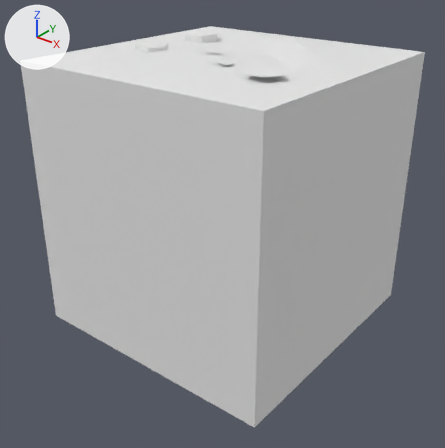
Renders of the FBX model Assets/Tiles/Blend/Blend Sand Rock 2.fbx from each side of a commit.
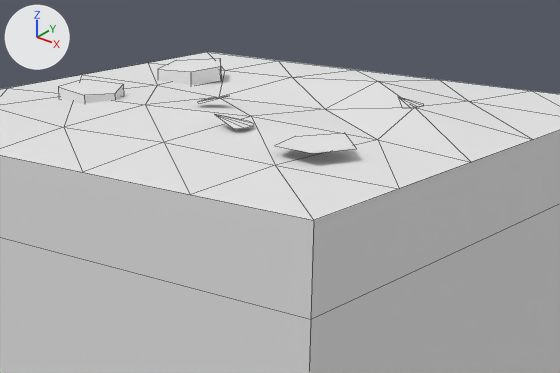
Each version is shown whole from a camera (50 mm lens) standing at (2.7, -3.44, 1.87) and looking at (0.05, -0.13, -0.18), then close up on the part from 24% to 87% of the width and 0% to 42% of the height. Arrows for +X, +Y and +Z are at upper left; the lights stay in place. The older version's two pictures come first. The close-ups show mesh edges as thin lines. Where no turn or scale is listed for an object, it has been applied to the vertices. Vertices at exactly the same position are counted once.

The scene before the commit, as lines of its bpy script (objects in view):
```python
me_blend_sand_rock_2 = bpy.data.meshes.new('Blend Sand Rock 2')
me_blend_sand_rock_2.from_pydata(...)  # 91 vertices, 88 faces; spans x -1.0..1.0, y -1.0..1.0, z -1.0..1.12
me_blend_sand_rock_2.materials.append(mat_tileworld_tiles)  # its picture is missing
ob_blend_sand_rock_2 = bpy.data.objects.new('Blend Sand Rock 2', me_blend_sand_rock_2)
ob_blend_sand_rock_2.location = (0.0, 0.0, 0.0)
```
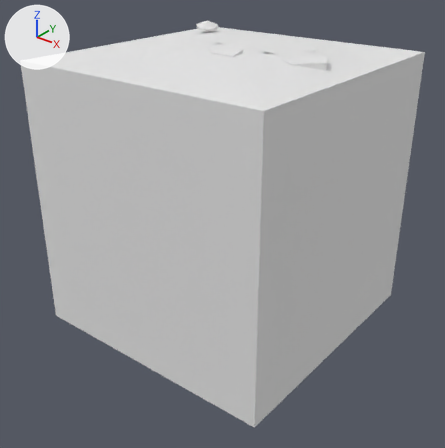
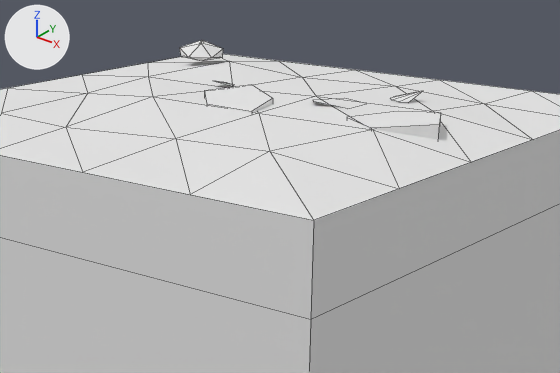
What differs and where, as boxes (x1, y1, x2, y2) in the close-ups (560 x 373 px; the box of a moved part takes in the faces that stretch with it):
'Blend Sand Rock 2', reshaped
    before: (0, 52, 560, 373)
    after: (0, 40, 560, 373)
part 1 of me_blend_sand_rock_2, moved or reshaped
    before: (398, 97, 424, 108)
    after: (216, 81, 234, 86)
part 2 of me_blend_sand_rock_2, moved or reshaped
    before: (275, 132, 356, 154)
    after: (313, 98, 367, 108)
part 3 of me_blend_sand_rock_2, deleted
    before: (58, 79, 124, 104)
part 4 of me_blend_sand_rock_2, deleted
    before: (215, 114, 254, 129)
part 5 of me_blend_sand_rock_2, built on
    before: (145, 58, 560, 220)
    after: (148, 40, 560, 220)

The edits, one by one:
me_blend_sand_rock_2 is used by ob_blend_sand_rock_2; location (0.0, 0.0, 0.0).
me_blend_sand_rock_2 had 91 vertices, 88 faces and spanned x -1.0..1.0, y -1.0..1.0, z -1.0..1.12.
me_blend_sand_rock_2 now has 97 vertices, 104 faces and spans x -1.0..1.0, y -1.0..1.0, z -1.0..1.17.
me_blend_sand_rock_2 part 1: the loose piece of 6 vertices spanning x 0.45..0.55, y 0.21..0.31, z 1.09..1.11 is turned 80.3 degrees about the z axis through its middle and scaled by 0.81, then moved by (-0.75, -0.07, 0.0).
me_blend_sand_rock_2 part 2: the loose piece of 5 vertices spanning x 0.51..0.74, y -0.56..-0.32, z 1.09..1.11 is turned 169.6 degrees about the z axis through its middle and scaled by 0.805, then moved by (-0.33, 0.56, 0.0).
me_blend_sand_rock_2 part 3: the loose piece of 10 vertices spanning x -0.59..-0.39, y -0.34..-0.12, z 1.06..1.12 is deleted.
me_blend_sand_rock_2 part 4: the loose piece of 6 vertices spanning x 0.18..0.3, y -0.42..-0.29, z 1.09..1.12 is deleted.
Part 5, on me_blend_sand_rock_2:
9 vertices are removed from x -0.68..-0.08, y -0.16..0.52, z 1.05..1.12.
7 faces are deleted.
22 vertices move from x -0.63..0.65, y -0.63..0.65, z 1.04..1.12 to x -0.73..0.65, y -0.61..0.65, z 1.05..1.15.
22 vertices are added at x -0.73..0.81, y -0.2..0.62, z 1.03..1.17.
9 new vertices lie (0.0, 0.0, 0.06) away from vertices in x -0.04..0.81, y -0.2..0.09, z 1.03..1.07.
33 new faces join them.
